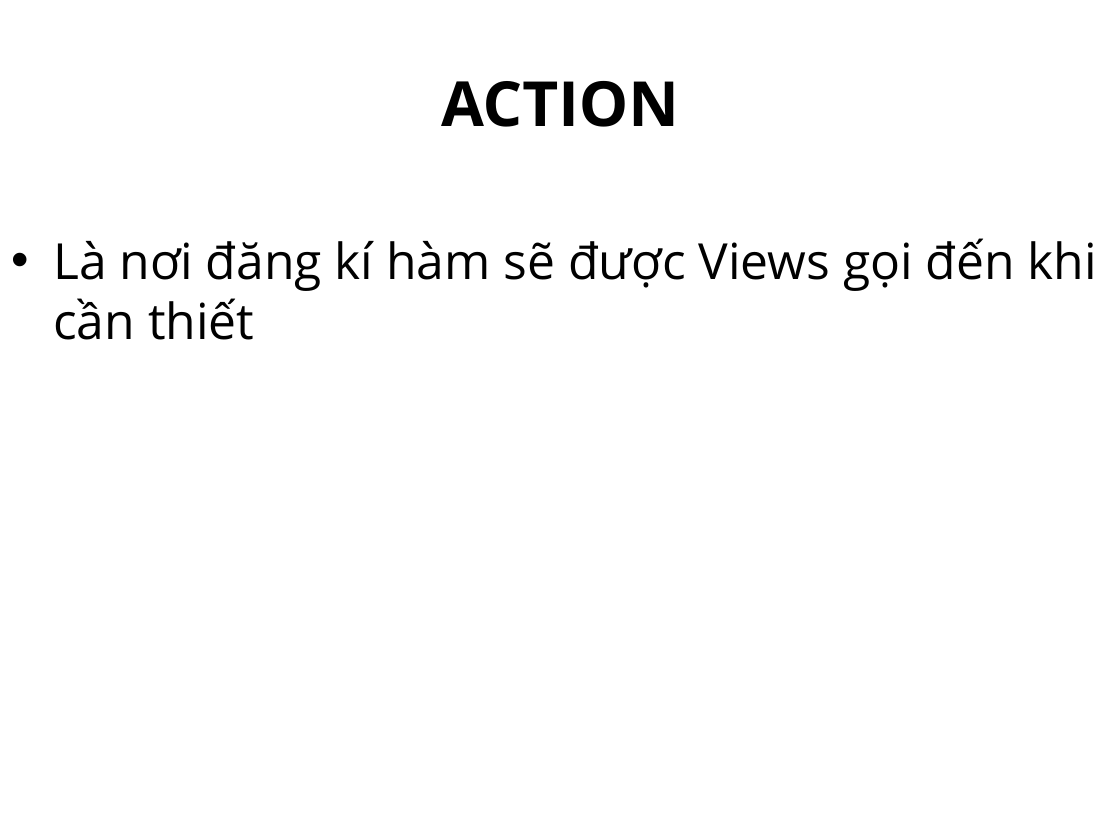
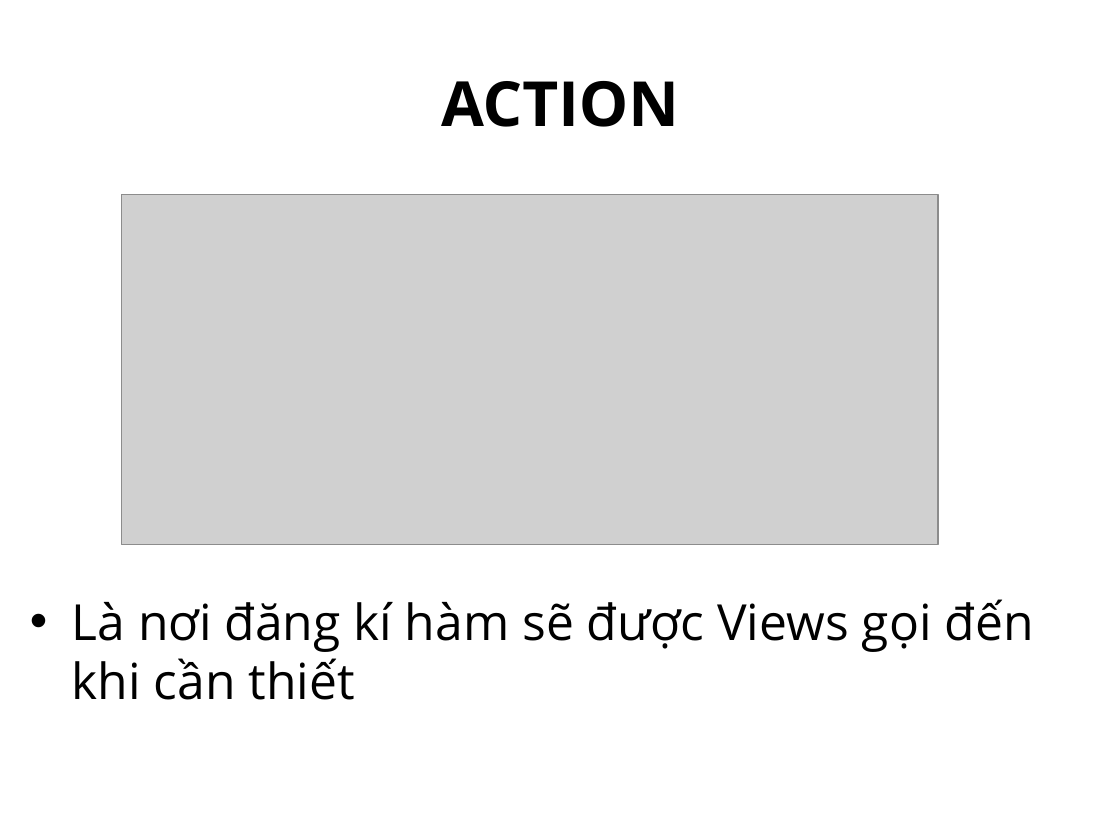
Before and after one commit to UDPT-2017/seminar-reactjs-flux-1412439-1412529, a slide deck: slide 12 of slide/Seminar.pptx. Drawn at 1120x840 pixels with LibreOffice and Linux fonts; fonts in the diff are those of the drawing; grey boxes stand for pictures. Boxes give left, top, right and bottom in pixels: in the first picture for what was removed or moved away, otherwise in the second. Text is boxed around its words. In the diff, an @@ line names an element or a change of style, - is before the commit and + after.

```diff
--- a/slide/Seminar.pptx
+++ b/slide/Seminar.pptx
@@ picture added at box(121, 195, 937, 544) @@
@@ subtitle "Là nơi đăng kí hàm ..." rewrapped from box(53, 238, 1097, 340) to box(72, 599, 1034, 700) @@
```
Also in this commit, not shown: 3 other slides changed, 1 slide added.
